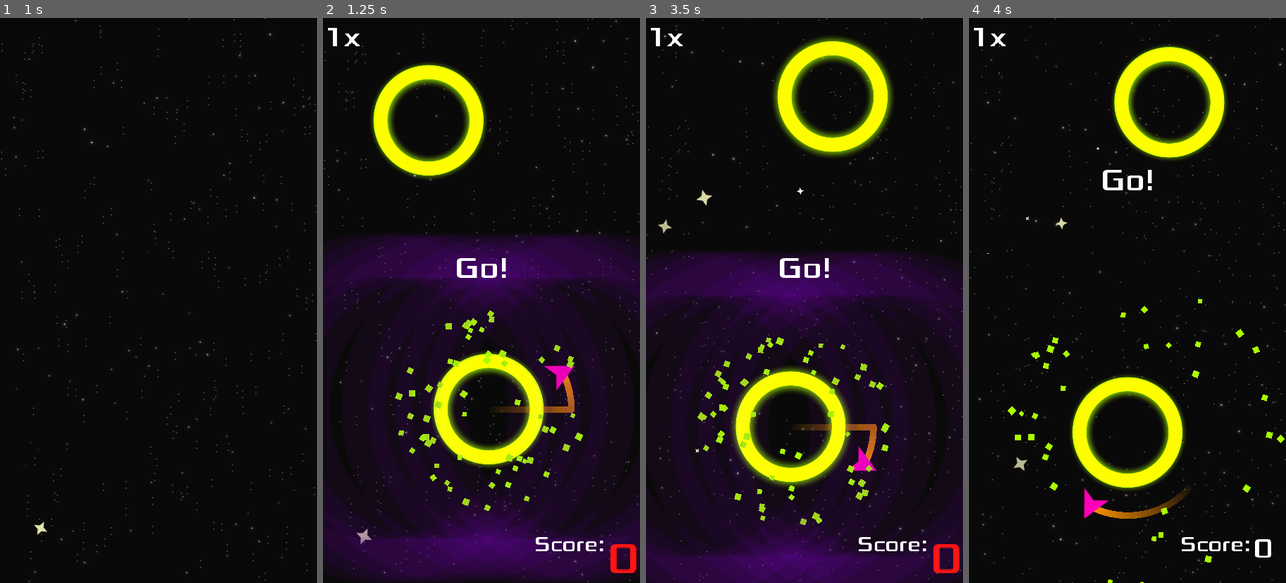
Above: before the commit, frames 1-4 (left to right).
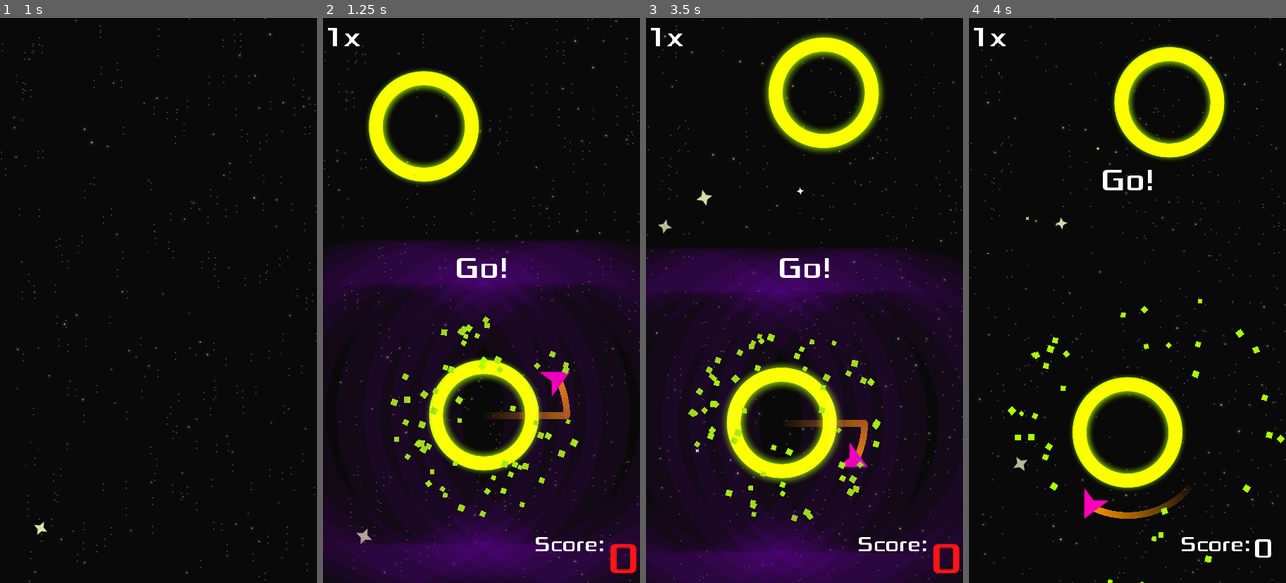
Above: after the commit, the same moments.

Repository: iustin-nita/Godot-Mobile-Game
Game: Godot game, scene res://Main.tscn
Two runs of this game, one before a commit and one after it. Both use one fixed random seed, a clock stepped at 60 frames per second and the inputs below.
Inputs (mouse positions are in pixels of both pictures, inside the frame that each line leads up to):
- Up to frame 1 (1 s): click (107, 283) at 0.5 s
- Up to frame 2 (1.25 s): no input
- Up to frame 3 (3.5 s): move the mouse to (874, 272) at 1.27 s; hold Right (ui_right) 1.28-2.03 s; click (874, 272) at 1.42 s; move the mouse to (741, 328) at 2.02 s; hold Down (ui_down) 2.03-2.75 s; click (855, 554) at 2.75 s
- Up to frame 4 (4 s): move the mouse to (1159, 176) at 3.52 s; hold Right (ui_right) from 3.53 s (still down)

Frame 1 is identical in both runs. In frame 2, 9.9% of the frame differs, in the area x 13-91%, y 7-100%; in frame 3, 10%, in the area x 8-80%, y 2-96%; in frame 4, nothing differs.

Commit message:
amplify camera shake

Diff:
--- a/ScreenShake.gd
+++ b/ScreenShake.gd
@@ -8,7 +8,7 @@
 
 onready var camera = get_parent()
 
-func start(duration = 0.2, frequency = 15, amplitude = 46, priority = 0):
+func start(duration = 0.2, frequency = 15, amplitude = 76, priority = 0):
 	if priority >= self.priority:
 		self.priority = priority
 		self.amplitude = amplitude
